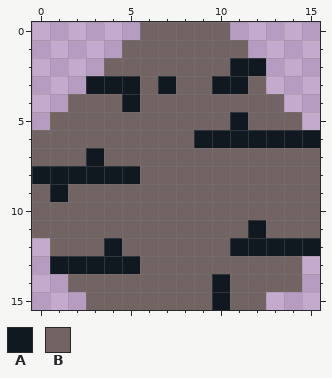
Two states of a pixel-art file, GMTK 2023/Assets/Sprites/Stone.aseprite. The picture above was drawn from the file before the commit.
16x16 pixels, 1 frame.
Palette (. is transparent): A #101820  B #736464
Pixels before, first column x 0:
 0 ......BBBBB.....
 1 .....BBBBBBB....
 2 ....BBBBBBBAA...
 3 ...AAABABBAAB...
 4 ..BBBABBBBBBBB..
 5 .BBBBBBBBBBABBB.
 6 BBBBBBBBBAAAAAAA
 7 BBBABBBBBBBBBBBB
 8 AAAAAABBBBBBBBBB
 9 BABBBBBBBBBBBBBB
10 BBBBBBBBBBBBBBBB
11 BBBBBBBBBBBBABBB
12 .BBBABBBBBBAAAAA
13 .AAAAABBBBBBBBB.
14 ..BBBBBBBBABBBB.
15 ...BBBBBBBABB...
The same view after the edit:
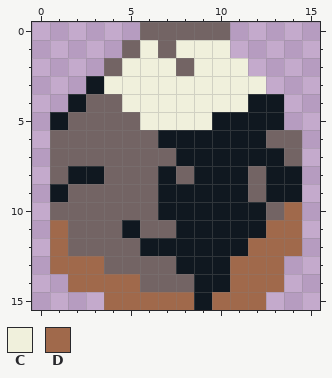
Colours new in this view: C #f0f0dc  D #a0694b
From old to new:
Changed rows in their new state; - is an unchanged pixel.
Layer "Layer 1":
first column x 0:
 1 ------C-CCC.----
 2 -----CCC-CCC.---
 3 ----CCCCCCCCC---
 4 --A--CCCCCCCAA--
 5 -A----CCCCA-AA.-
 6 .------AA----BB.
 7 .--B----AAAAAA-.
 8 .B--BB-A-AAA-AA.
 9 .------AAAAA-AA.
10 .------AAAAAA-D.
11 .D---A--AAAA-DD.
12 -D--B-AAAAA-DDD.
13 -DDDBB--AAADDD.-
14 --DDDD---A-DDD.-
15 ---.DDDDDADDD---
Pixel boxes of the changes (left, top, right, bottom) in both pictures:
changed: (32, 40, 320, 310)
